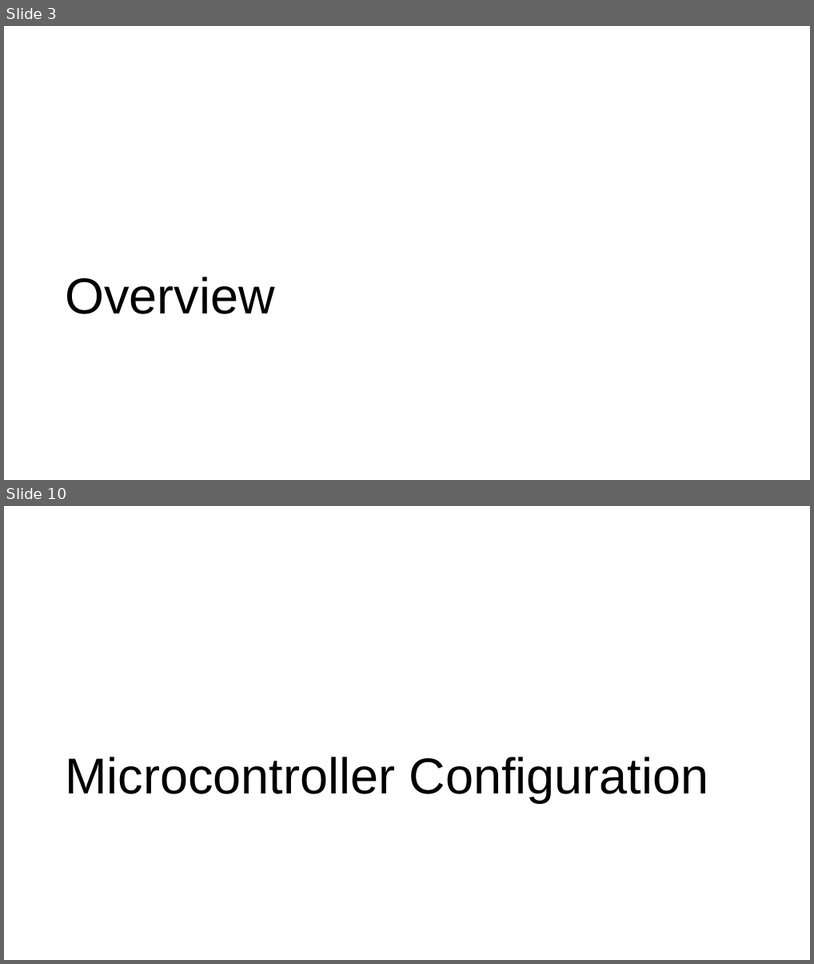
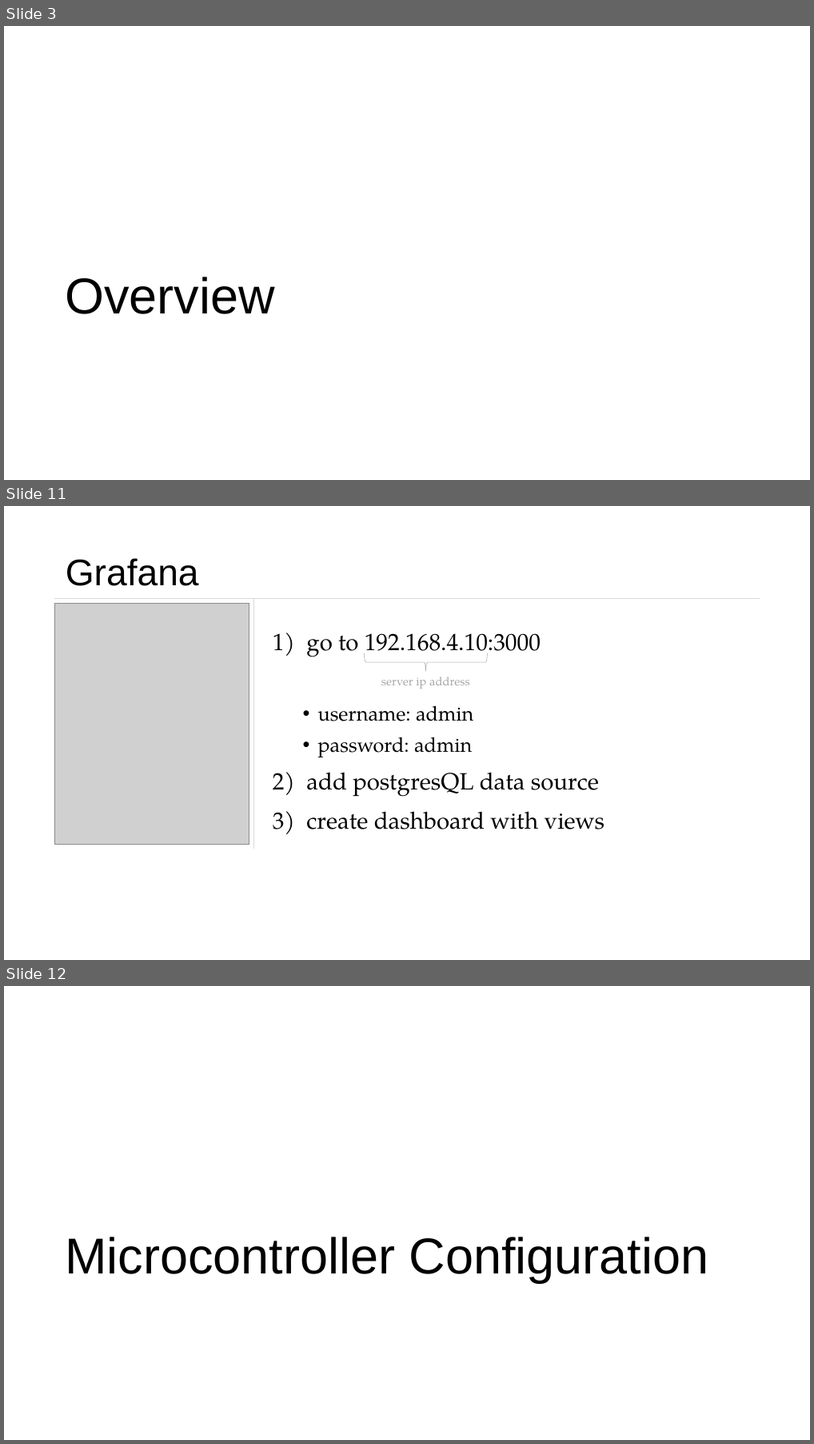
Before and after one commit to Vladnet47/Weather-Station, a slide deck: Presentation.pptx. Shown one above the other, each under a label of ours: slides 3 and 10 before the commit, slides 3, 11 and 12 after it; the slides between them are not shown. The pictures are 814x964 and 814x1444 pixels, drawn with LibreOffice and Linux fonts; fonts in the diff are those of the drawing; grey boxes stand for pictures. Boxes give left, top, right and bottom in pixels: in the first picture for what was removed or moved away, otherwise in the second. Text is boxed around its words. In the diff, an @@ line names an element or a change of style, - is before the commit and + after.

```diff
--- a/Presentation.pptx
+++ b/Presentation.pptx
@@ slide 11 added at (x1=4, y1=506, x2=810, y2=960), background #FFFFFF @@
@@ title added at (x1=66, y1=558, x2=199, y2=586), 44 pt, text #000000 @@
+Grafana
@@ line added from (54, 599) to (760, 599), #D9D9D9 0.5 pt @@
@@ line added from (254, 599) to (254, 848), #D9D9D9 0.5 pt @@
@@ picture added at (x1=54, y1=603, x2=249, y2=844) @@
@@ text added at (x1=306, y1=633, x2=605, y2=829), 28 pt, text #000000 @@
+1) go to 192.168.4.10:3000
+  • username: admin
+  • password: admin
+2) add postgresQL data source
+3) create dashboard with views
@@ left brace added at (x1=365, y1=652, x2=488, y2=671), outline #A6A6A6 0.5 pt @@
@@ text added at (x1=382, y1=676, x2=470, y2=688), 14 pt, text #A6A6A6 @@
+server ip address
@@ what was slide 10 is now slide 12 @@
```
Also in this commit, not shown: 6 slides changed, 1 other slide added, 2 other files.
